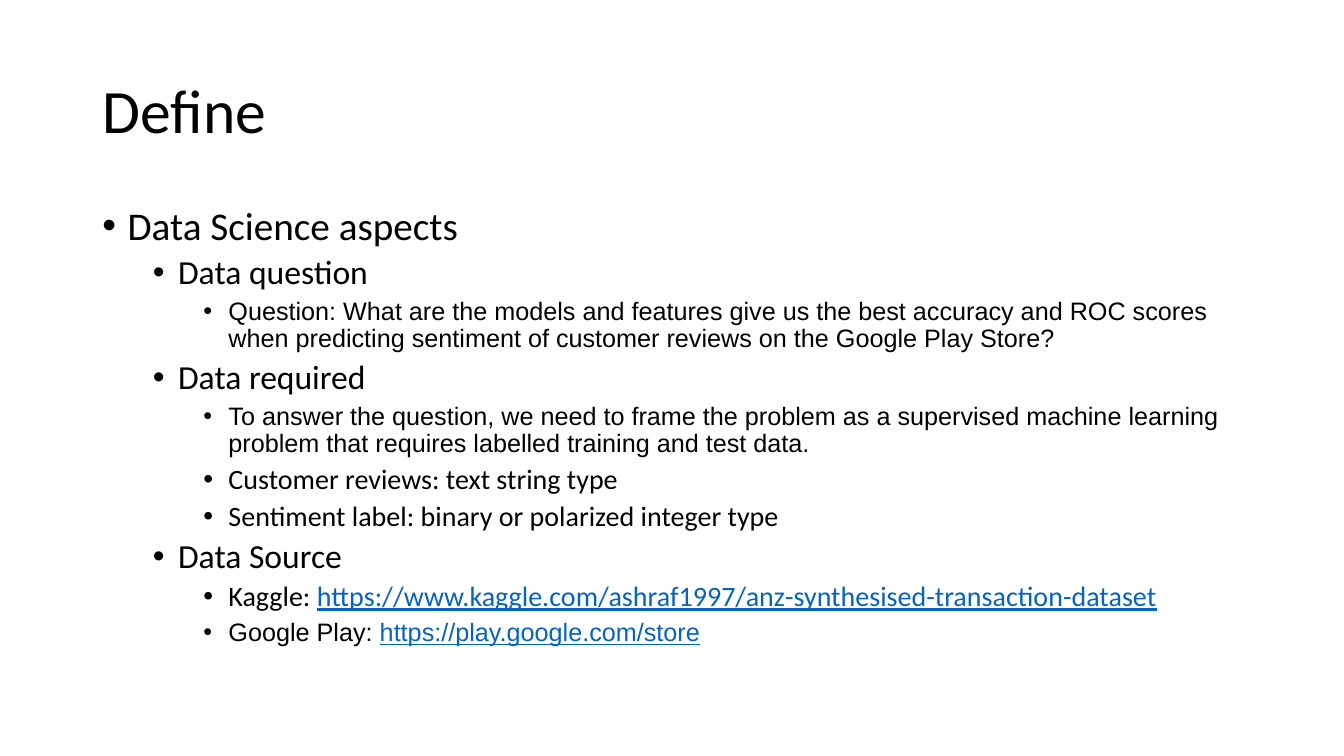
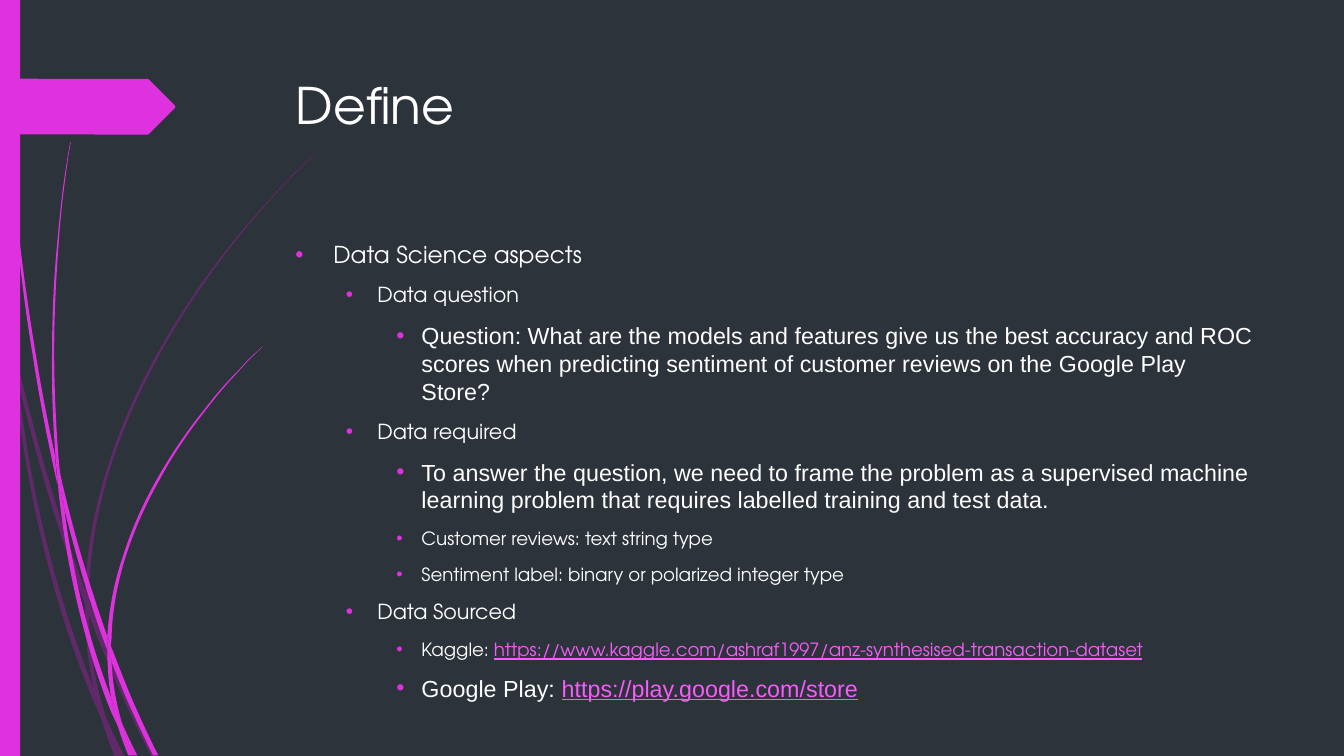
Before and after one commit to isaackarwailow/capstone-project, a slide deck: slide 6 of Capstone Project 2021.pptx. Drawn at 1344x756 pixels with LibreOffice and Linux fonts; fonts in the diff are those of the drawing. Boxes give left, top, right and bottom in pixels: in the first picture for what was removed or moved away, otherwise in the second. Text is boxed around its words. In the diff, an @@ line names an element or a change of style, - is before the commit and + after.

```diff
--- a/Capstone Project 2021.pptx
+++ b/Capstone Project 2021.pptx
@@ background #FFFFFF to #2C333A @@
@@ rectangle added at [0,0,20,756], fill #DE32DE @@
@@ freeform shape added at [0,79,175,134], fill #DE32DE @@
@@ title "Define": place and size @@
-title "Define" at [102,90,266,134]
+title "Define" at [296,86,454,125]
@@ title "Define" at [296,86,454,125]: size 44 to 36 pt, font Calibri to TeX Gyre Adventor, text colour #000000 to #FFFFFF; line spacing 0.9 to 1; vertical alignment middle to top @@
@@ text "Data Science aspects": place and size @@
-text "Data Science aspects" at [128,213,1219,647]
+text "Data Science aspects" at [333,245,1252,702]
@@ text at [333,245,1252,702]: size 28 to 16.6 pt in "Data Science aspects"; font Calibri to TeX Gyre Adventor in "Data Science aspects", "Data question", "Data required", "Customer reviews: text string type" and 2 more places; text colour #000000 to #FFFFFF in "Data Science aspects", "Data question", "Question: What are the models and features ...", "Data required" and 5 more places; size 24 to 14.8 pt in "Data question", "Data required"; size 18 to 16.6 pt in "Question: What are the models and features ...", "To answer the question, we need to ...", "Google Play: https://play.google.com/store"; size 20 to 12.9 pt in "Customer reviews: text string type", "Sentiment label: binary or polarized integer type", "Kaggle: https://www.kaggle.com/ashraf1997/anz-synthesised-tr ..."; text colour #0563C1 to #F55CF9 in "https://www.kaggle.com/ashraf1997/anz-synthesised-transactio ...", "https://play.google.com/store"; indent changed; line spacing 0.9 to 1; more space between paragraphs @@
@@ text at [377,603,516,620]: text changed; size 24 to 14.8 pt; font Calibri to TeX Gyre Adventor; text colour #000000 to #FFFFFF @@
-  • Data Source
+  • Data Sourced
@@ group added at [0,154,315,756]: 10 freeform shapes @@
@@ group added at [3,0,262,756]: 12 freeform shapes @@
```
Also in this commit, not shown: 5 other slides changed, 7 slides added, 1 slide removed, 2 other files.
